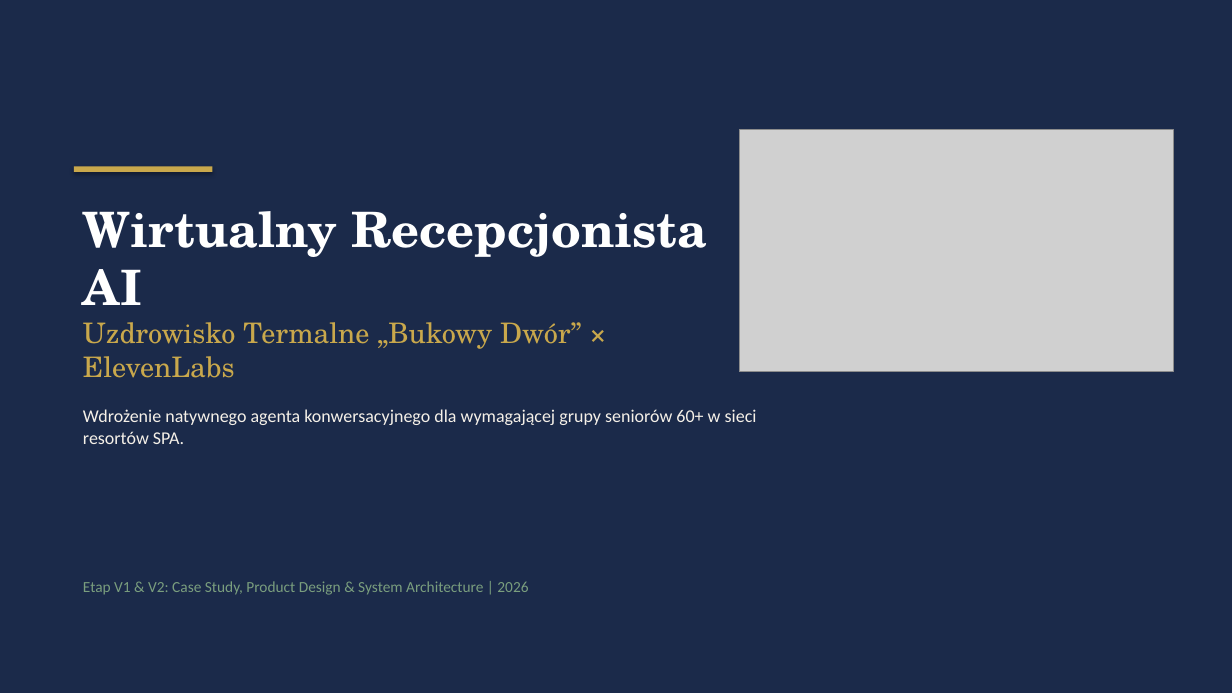
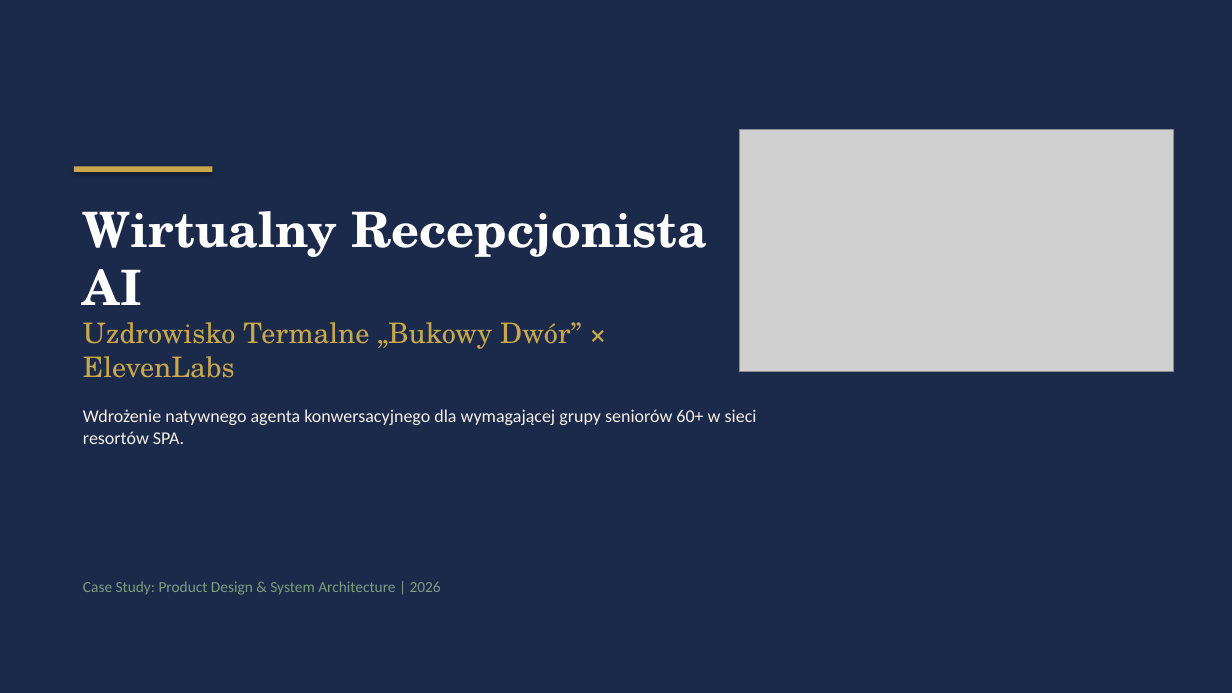
Before and after one commit to kpulka/Elevenlabs_SpaHotel_PoC, a slide deck: slide 1 of presentation/Bukowy_Dwor_Case_Study.pptx. Drawn at 1232x693 pixels with LibreOffice and Linux fonts; fonts in the diff are those of the drawing; grey boxes stand for pictures. Boxes give left, top, right and bottom in pixels: in the first picture for what was removed or moved away, otherwise in the second. Text is boxed around its words. In the diff, an @@ line names an element or a change of style, - is before the commit and + after.

```diff
--- a/presentation/Bukowy_Dwor_Case_Study.pptx
+++ b/presentation/Bukowy_Dwor_Case_Study.pptx
@@ text at <box>83,581,441,595</box>: text changed @@
-Etap V1 & V2: Case Study, Product Design & System Architecture | 2026
+Case Study: Product Design & System Architecture | 2026
```
Also in this commit, not shown: 4 other slides changed, 33 other files.
